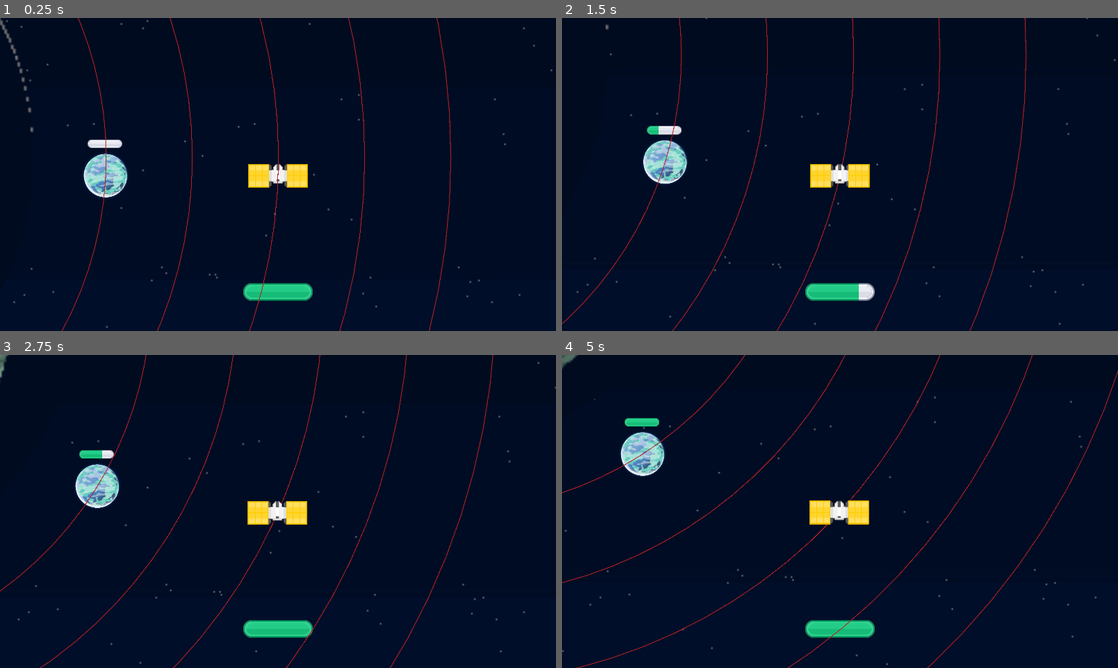
Above: before the commit, frames 1-4 (two rows, left to right).
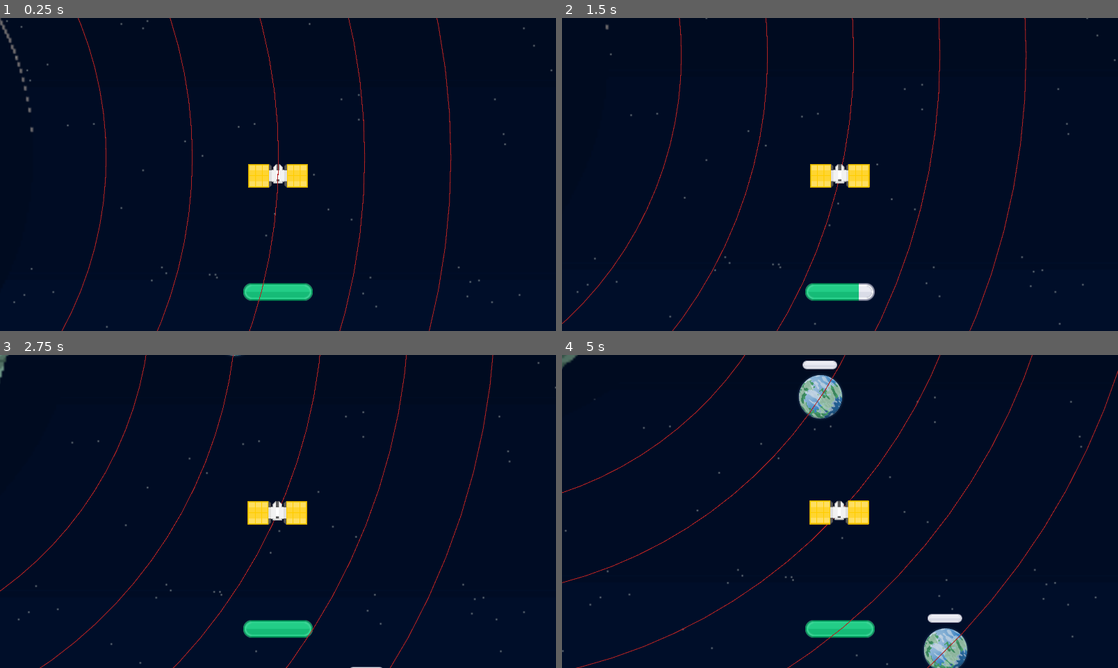
Above: after the commit, the same moments.

Repository: ThreeChooseOne/loopiter
Game: Godot game, scene res://main.tscn
Same seed, same stepped clock (60 frames per second), same inputs: the game is played once before the commit and once after it.
Inputs:
- Up to frame 1 (0.25 s): no input
- Up to frame 2 (1.5 s): tap Enter at 0.5 s; hold Up 0.53-1.28 s; tap I at 0.6 s; tap Space at 0.77 s; hold Down from 1.28 s (still down); tap O at 1.35 s
- Up to frame 3 (2.75 s): tap Space at 1.52 s; release Down at 2.03 s; hold Up from 2.03 s (still down); tap V at 2.1 s
- Up to frame 4 (5 s): tap I at 2.85 s; tap Space at 3.02, 3.77, 4.52 s; release Up at 3.53 s; hold Down from 3.53 s (still down); tap O at 3.6 s; tap V at 4.35 s

The runs differ from the first frame. In frame 1, 1.1% of the frame differs, in the area x 15-23%, y 38-58%; in frame 2, 1.1%; in frame 3, 1.1%; in frame 4, 3.1%, in the area x 10-73%, y 1-100%.

Commit message:
create multiple moon!

Diff:
--- a/main.gd
+++ b/main.gd
@@ -3,6 +3,12 @@
 var orbits: Array[BaseOrbit] = []
 const player_scene = preload("res://core/player.tscn")
 var player: OrbitingBody
+
+# Track all moons for signal management
+var all_moons: Array[OrbitingBody] = []
+
+# Store speed for each orbit that has moons
+var orbit_speeds: Dictionary = {}
 
 # Input signals
 signal enter_key_pressed
@@ -15,6 +21,14 @@
 const fuel_cost = 20
 
 const num_orbits = 21
+const moons_per_orbit = 3
+
+# Define which orbits should have moons (same as debug visualization)
+const moon_orbit_indices = [0, 5, 10, 15, 20]
+
+# Speed range for orbits with moons
+const MIN_ORBIT_SPEED = 60
+const MAX_ORBIT_SPEED = 140
 
 func _ready() -> void:
 	# Add 21 orbits
@@ -29,25 +43,12 @@
 		orbits.append(new_orbit)
 		add_child(new_orbit)
 
-	# Create a moon with collision detection
-	var gen_moon = OrbitingBody.new()
-	gen_moon.init_random_planet()
-
-	# Set up collision layers
-	gen_moon.set_collision_layer(2) # Moon layer
-	gen_moon.set_collision_mask(1) # Can collide with player layer
-
-	# Set up research area layers
-	gen_moon.set_research_collision_layer(4) # Research area layer
-	gen_moon.set_research_collision_mask(1) # Can detect player layer
-
-	# Connect to collision signals
-	gen_moon.body_collided.connect(_on_moon_collision)
-	gen_moon.area_collided.connect(_on_moon_area_collision)
-	gen_moon.research_area_entered.connect(_on_moon_research_entered)
-	gen_moon.research_area_exited.connect(_on_moon_research_exited)
-
-	orbits[0].add_child(gen_moon)
+
+	# Generate random speeds for moon orbits
+	generate_orbit_speeds()
+
+	# Add moons only to specific orbits
+	populate_selected_orbits_with_moons()
 
 	# Debug visualization
 	orbits[0].visualize_debug(true)
@@ -58,6 +59,7 @@
 
 	# Create player
 	player = player_scene.instantiate()
+	player.name = "Player" # Important for collision detection
 	orbits[10].add_child(player)
 
 	# Set up player collision if it's also an OrbitingBody
@@ -69,8 +71,60 @@
 	up_key_pressed.connect(player._on_up_pressed)
 	down_key_pressed.connect(player._on_down_pressed)
 
-	# Hooks up signal to increment research meter
-	enter_key_pressed.connect(gen_moon._on_enter_pressed)
+func generate_orbit_speeds():
+	# Generate a random speed for each orbit that will have moons
+	for orbit_index in moon_orbit_indices:
+		var random_speed = randi_range(MIN_ORBIT_SPEED, MAX_ORBIT_SPEED)
+		orbit_speeds[orbit_index] = random_speed
+		print("Orbit ", orbit_index, " speed: ", random_speed)
+
+func populate_selected_orbits_with_moons():
+	# Add moons only to the orbits with debug visualization
+	for orbit_index in moon_orbit_indices:
+		add_moons_to_orbit(orbit_index)
+	print("Created ", all_moons.size(), " moons across ", moon_orbit_indices.size(), " orbits")
+
+func add_moons_to_orbit(orbit_index: int):
+	# Add multiple moons to a specific orbit at random positions
+	var orbit = orbits[orbit_index]
+	var orbit_speed = orbit_speeds[orbit_index]
+
+	for moon_index in range(moons_per_orbit):
+		var moon = create_moon(orbit_index, moon_index, orbit_speed)
+		orbit.add_child(moon)
+		all_moons.append(moon)
+
+		# Position moon at random point on orbit
+		var random_progress = randf()
+		moon.progress_ratio = random_progress
+
+		print("Created moon ", moon.name, " at progress ", random_progress, " on orbit ", orbit_index)
+
+func create_moon(orbit_index: int, moon_index: int, orbit_speed: int) -> OrbitingBody:
+	# Create and configure a single moon
+	var moon = OrbitingBody.new()
+	moon.name = "Moon_" + str(orbit_index) + "_" + str(moon_index)
+	moon.init_random_planet()
+
+	# Set the moon's speed to match its orbit
+	moon.speed = orbit_speed
+
+	# Set up collision layers
+	moon.set_collision_layer(2) # Moon layer
+	moon.set_collision_mask(1) # Can collide with player layer
+
+	# Set up research area layers
+	moon.set_research_collision_layer(4) # Research area layer
+	moon.set_research_collision_mask(1) # Can detect player layer
+
+	# Connect collision signals
+	moon.body_collided.connect(_on_moon_collision)
+	moon.area_collided.connect(_on_moon_area_collision)
+	moon.research_area_entered.connect(_on_moon_research_entered)
+	moon.research_area_exited.connect(_on_moon_research_exited)
+
+	return moon
+
 
 # Collision event handlers
 func _on_moon_collision(body):
@@ -151,3 +205,34 @@
 				move_player_outer_orbit()
 			KEY_V:
 				$DebugCanvas.toggle_viz()
+
+
+# Helper functions for debugging/management
+func get_moons_in_orbit(orbit_index: int) -> Array[OrbitingBody]:
+	# Get all moons in a specific orbit
+	var moons_in_orbit: Array[OrbitingBody] = []
+	if orbit_index < orbits.size():
+		for child in orbits[orbit_index].get_children():
+			if child is OrbitingBody and child != player:
+				moons_in_orbit.append(child)
+	return moons_in_orbit
+
+func get_total_moon_count() -> int:
+	# Get total number of moons in the game
+	return all_moons.size()
+
+func get_completed_research_count() -> int:
+	# Get number of moons with completed research
+	var completed = 0
+	for moon in all_moons:
+		if moon.research.value >= moon.research.max_value:
+			completed += 1
+	return completed
+
+func is_orbit_with_moons(orbit_index: int) -> bool:
+	# Check if an orbit has moons
+	return orbit_index in moon_orbit_indices
+
+func get_orbit_speed(orbit_index: int) -> int:
+	# Get the speed for a specific orbit
+	return orbit_speeds.get(orbit_index, 0)  # Default to 0 if not found
